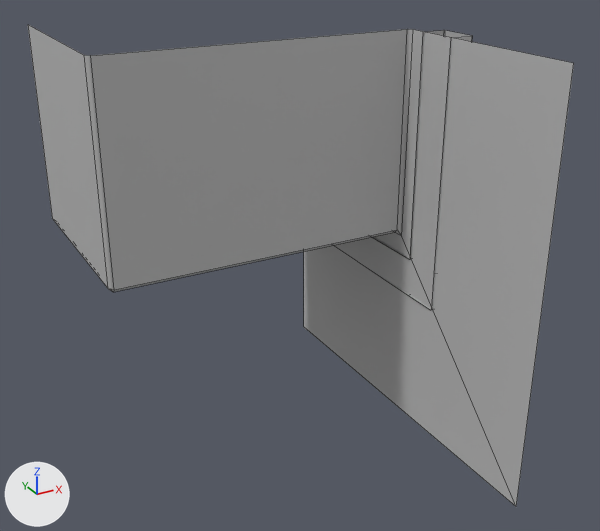
Renders of the FBX model PoisonedUnity/Assets/Raw Models/Modular Assets/Wall_L.fbx from each side of a commit.
Camera for both pictures: a camera (50 mm lens) standing at (-16.4, -31.9, 15.4) and looking at (0.8, -0.6, -0.3). The axes (+X, +Y, +Z) are drawn at lower left. The lights are the same throughout. Mesh edges are drawn as thin lines. Where no turn or scale is listed for an object, it has been applied to the vertices.
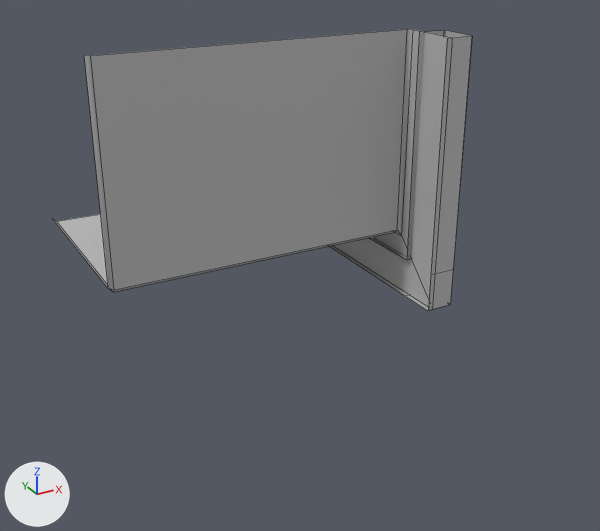
The newer file is also turned or shifted as a whole; pictures and numbers use the older file's frame.

The change in detail:
me_mesh has 46 vertices, 32 faces and spans x -8.1..8.1, y -10.0..10.0, z -10.0..10.0.
me_mesh is used by ob_polysurface17; location (0.0, 0.0, 0.0).
Verts and faces of me_mesh; kept vertices keep their numbers, new ones are numbered from 46.
Before the commit, vertices of me_mesh: 0 (-8.1, 10.0, 10.0) at pixel (27, 24), 6 (-8.1, 0.2, 0.2) at pixel (108, 288), 7 (-8.1, 10.0, 0.2) at pixel (52, 218), 10 (-8.1, 0.2, 10.0) at pixel (84, 55).
Before the commit, vertices of me_mesh: 1 (6.9, -10.0, -10.0) at pixel (516, 506), 2 (6.9, 10.0, -10.0) at pixel (303, 326), 3 (6.9, -10.0, 10.0) at pixel (573, 63), 12 (6.9, -0.1, -0.1) at pixel (401, 236), 15 (6.9, 10.0, -0.2).
Before the commit, vertices of me_mesh: 16 (6.9, -0.2, 10.0) at pixel (413, 29), 18 (6.8, -3.0, 10.0) at pixel (450, 37), 23 (6.8, -1.1, 10.0) at pixel (422, 32), 24 (6.8, -3.0, -1.1) at pixel (433, 273), 29 (6.8, -1.1, -1.1) at pixel (409, 259).
Before the commit, vertices of me_mesh: 30 (7.1, 10.0, -3.0), 33 (6.8, -1.1, -3.0) at pixel (407, 295), 39 (6.8, 10.0, -1.1), 40 (6.8, -3.0, -3.0) at pixel (431, 309), 45 (6.8, -3.0, -3.0) at pixel (430, 310).
Part 1, on me_mesh:
Vertices deleted: 0 (with the faces that use them).
Part 2, on me_mesh:
Vertices deleted: 1, 2, 3 (with the faces that use them).
Vertices 18, 23, 24, 29, 33, 39, 40, 45 move by (-0.1, 0.0, 0.0).
Vertex 30 moves to (6.7, 10.0, -3.0).
New vertex 46 is at (6.9, 10.0, -3.1).
New vertex 47 is at (6.9, -3.0, -3.0), pixel (432, 309).
New vertex 48 is at (6.9, -3.1, 10.0), pixel (452, 37).
New faces: (12, 47, 46, 15), (12, 16, 48, 47).

Boxes (x1, y1, x2, y2) around the edits, measured in the pictures (600 x 531 px; the box of a moved part takes in the faces that stretch with it):
'polySurface17', reshaped (23% narrower, 41% shorter): before (28, 25, 574, 506); after (53, 29, 472, 311)
part 1 of me_mesh, deleted: before (28, 25, 108, 288)
part 2 of me_mesh, moved or reshaped: before (304, 29, 574, 506); after (329, 29, 472, 311)
